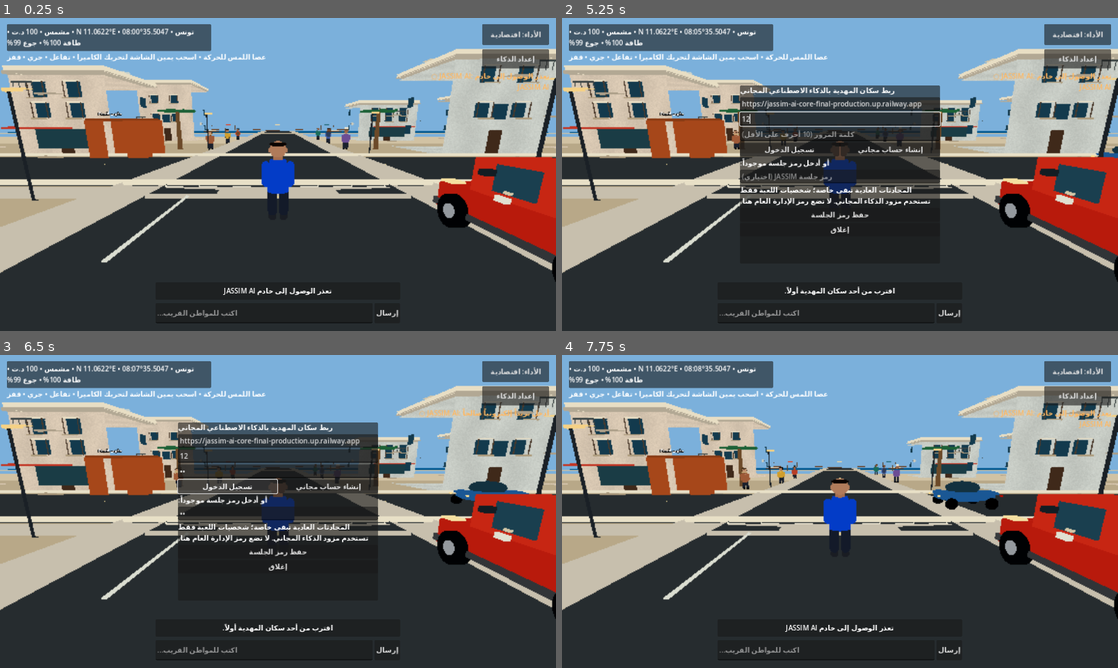
Above: before the commit, frames 1-4 (two rows, left to right).
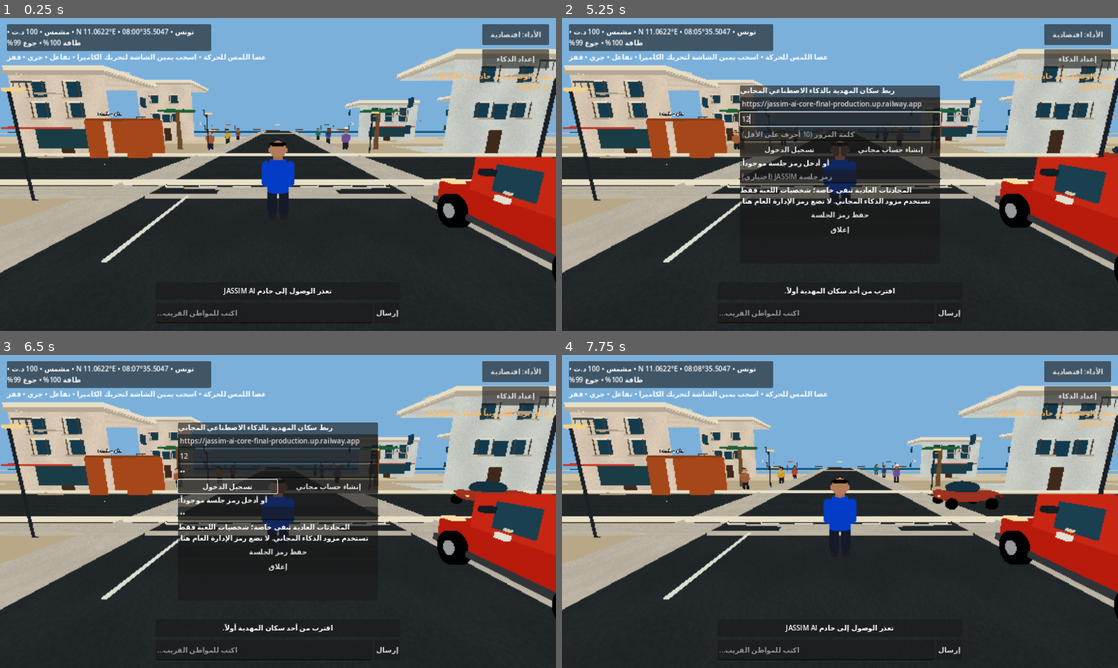
Above: after the commit, the same moments.

Repository: stevennpllk-crypto/REAL-LIFE-MAHDIA
Game: Godot game, scene res://scenes/Main.tscn
The game is run twice, just before and just after one commit, with the same random seed, the same clock (stepped at 60 frames per second) and the same inputs.
Inputs (mouse positions are in pixels of both pictures, inside the frame that each line leads up to):
- Up to frame 1 (0.25 s): no input
- Up to frame 2 (5.25 s): click (828, 312) at 0.52 s; type "12" at 0.6 s; click "الأداء: اقتصادية" at 1.25 s; click "الأداء: متوازنة" at 2 s; click "الأداء: مرتفعة" at 2.75 s; click "إرسال" at 3.5 s; click "إعداد الذكاء" at 4.25 s; click (840, 118) at 5.02 s; type "12" at 5.1 s
- Up to frame 3 (6.5 s): click (278, 470) at 5.25 s; type "12" at 5.33 s; click (278, 514) at 5.48 s; type "12" at 5.57 s; click "تسجيل الدخول" at 5.75 s
- Up to frame 4 (7.75 s): click "إنشاء حساب مجاني" at 6.5 s; click "حفظ رمز الجلسة" at 7.25 s

The runs differ from the first frame. In frame 1, less than 0.1% of the frame differs, in the area x 1-92%, y 44-72%; in frame 2, less than 0.1%; in frame 3, 0.2%; in frame 4, 0.4%, in the area x 1-92%, y 42-72%.

Commit message:
Add textured streets and detailed Mahdia street infrastructure

Diff:
--- a/scripts/main.gd
+++ b/scripts/main.gd
@@ -74,6 +74,7 @@
 
 var rounded_mesh_cache: Dictionary = {}
 var plaster_texture: ImageTexture
+var surface_texture_cache: Dictionary = {}
 
 func _rounded_box_mesh(size: Vector3) -> ArrayMesh:
 	var key := "%0.3f_%0.3f_%0.3f" % [size.x, size.y, size.z]
@@ -246,8 +247,8 @@
 
 func _build_town() -> void:
 	# Main asphalt streets crossing a compact Mahdia-inspired neighborhood.
-	_box(self, Vector3(180, 0.12, 9), Vector3(0, 0.035, 0), Color(0.16, 0.18, 0.19))
-	_box(self, Vector3(9, 0.12, 180), Vector3(0, 0.04, 0), Color(0.16, 0.18, 0.19))
+	_textured_box(self, Vector3(180, 0.12, 9), Vector3(0, 0.035, 0), Color(0.16, 0.18, 0.19), "asphalt", Vector3(4, 30, 1))
+	_textured_box(self, Vector3(9, 0.12, 180), Vector3(0, 0.04, 0), Color(0.16, 0.18, 0.19), "asphalt", Vector3(30, 4, 1))
 	for x in range(-80, 81, 12):
 		_box(self, Vector3(5.0, 0.025, 0.16), Vector3(float(x), 0.11, 0), Color(0.92, 0.84, 0.58))
 	for z in range(-80, 81, 12):
@@ -264,8 +265,8 @@
 
 	# Sidewalk strips.
 	for side in [-1.0, 1.0]:
-		_box(self, Vector3(180, 0.2, 1.6), Vector3(0, 0.08, side * 5.5), Color(0.78, 0.75, 0.68))
-		_box(self, Vector3(1.6, 0.2, 180), Vector3(side * 5.5, 0.08, 0), Color(0.78, 0.75, 0.68))
+		_textured_box(self, Vector3(180, 0.2, 1.6), Vector3(0, 0.08, side * 5.5), Color(0.78, 0.75, 0.68), "stone", Vector3(2, 30, 1))
+		_textured_box(self, Vector3(1.6, 0.2, 180), Vector3(side * 5.5, 0.08, 0), Color(0.78, 0.75, 0.68), "stone", Vector3(30, 2, 1))
 
 	var palette := [
 		Color(0.88, 0.82, 0.70), Color(0.94, 0.89, 0.78),
@@ -815,6 +816,101 @@
 		world_environment.ambient_light_energy = [0.58, 0.78, 0.95][quality_level]
 
 
+func _surface_texture(kind: String) -> ImageTexture:
+	if surface_texture_cache.has(kind):
+		return surface_texture_cache[kind]
+	var image := Image.create(128, 128, false, Image.FORMAT_RGBA8)
+	var rng := RandomNumberGenerator.new()
+	rng.seed = 74123 if kind == "asphalt" else 91827
+	for y in range(128):
+		for x in range(128):
+			var grain := rng.randf_range(0.84, 1.0) if kind == "asphalt" else rng.randf_range(0.91, 1.0)
+			var broad := 0.97 + sin(float(x) * 0.09 + sin(float(y) * 0.055)) * (0.035 if kind == "asphalt" else 0.018)
+			var value := clampf(grain * broad, 0.72, 1.0)
+			image.set_pixel(x, y, Color(value, value, value, 1.0))
+	var texture := ImageTexture.create_from_image(image)
+	surface_texture_cache[kind] = texture
+	return texture
+
+func _textured_box(parent: Node3D, size: Vector3, pos: Vector3, tint: Color, texture_kind: String, uv_scale: Vector3) -> MeshInstance3D:
+	var item := MeshInstance3D.new()
+	item.mesh = _rounded_box_mesh(size)
+	item.position = pos
+	var material := StandardMaterial3D.new()
+	material.albedo_color = tint
+	material.albedo_texture = _surface_texture(texture_kind)
+	material.uv1_scale = uv_scale
+	material.texture_filter = BaseMaterial3D.TEXTURE_FILTER_LINEAR
+	material.roughness = 1.0
+	material.shading_mode = BaseMaterial3D.SHADING_MODE_UNSHADED
+	item.material_override = material
+	parent.add_child(item)
+	return item
+
+func _create_realistic_street_layer() -> void:
+	# Fine pavement joints break up the huge flat sidewalk slabs.
+	for side in [-1.0, 1.0]:
+		for step in range(-14, 15):
+			var x := float(step) * 6.0
+			_box(self, Vector3(0.035, 0.012, 1.48), Vector3(x, 0.185, side * 5.5), Color(0.62, 0.59, 0.53))
+			var z := float(step) * 6.0
+			_box(self, Vector3(1.48, 0.012, 0.035), Vector3(side * 5.5, 0.185, z), Color(0.62, 0.59, 0.53))
+	# Drain grates and manhole covers add believable street-scale details.
+	for x in [-42.0, -18.0, 18.0, 42.0]:
+		_box(self, Vector3(0.72, 0.035, 0.24), Vector3(x, 0.115, 4.35), Color(0.19, 0.21, 0.21))
+		for slot in range(5):
+			_box(self, Vector3(0.045, 0.012, 0.20), Vector3(x - 0.28 + float(slot) * 0.14, 0.139, 4.35), Color(0.48, 0.50, 0.49))
+	for pos in [Vector3(-4.25, 0.13, -22.0), Vector3(4.25, 0.13, 26.0), Vector3(-22.0, 0.13, 4.25)]:
+		var cover := MeshInstance3D.new()
+		var disc := CylinderMesh.new()
+		disc.top_radius = 0.34
+		disc.bottom_radius = 0.34
+		disc.height = 0.035
+		disc.radial_segments = 16
+		cover.mesh = disc
+		cover.position = pos
+		cover.material_override = _material(Color(0.32, 0.34, 0.34))
+		add_child(cover)
+	# Street-name signs around the central junction.
+	for sign_data in [[Vector3(-7.4, 2.75, -7.4), "نهج البحر"], [Vector3(7.4, 2.75, 7.4), "المهدية"]]:
+		var sign_pos: Vector3 = sign_data[0]
+		_box(self, Vector3(1.85, 0.55, 0.10), sign_pos, Color(0.12, 0.34, 0.30))
+		var sign_text := Label3D.new()
+		sign_text.text = str(sign_data[1])
+		sign_text.position = sign_pos + Vector3(0, 0, -0.065)
+		sign_text.font_size = 30
+		sign_text.pixel_size = 0.006
+		sign_text.modulate = Color(0.96, 0.94, 0.84)
+		add_child(sign_text)
+	# Utility poles and subtly sagging overhead cables; no physics or dynamic lights.
+	var cable_material := StandardMaterial3D.new()
+	cable_material.albedo_color = Color(0.12, 0.13, 0.14)
+	cable_material.shading_mode = BaseMaterial3D.SHADING_MODE_UNSHADED
+	for pole_index in range(4):
+		var px := -45.0 + float(pole_index) * 30.0
+		var pole := MeshInstance3D.new()
+		var pole_mesh := CylinderMesh.new()
+		pole_mesh.top_radius = 0.10
+		pole_mesh.bottom_radius = 0.15
+		pole_mesh.height = 6.5
+		pole.mesh = pole_mesh
+		pole.position = Vector3(px, 3.25, 17.0)
+		pole.material_override = _material(Color(0.43, 0.37, 0.29))
+		add_child(pole)
+		_box(self, Vector3(1.1, 0.10, 0.10), Vector3(px, 6.15, 17.0), Color(0.30, 0.28, 0.24))
+	for cable_index in range(3):
+		var cable := ImmediateMesh.new()
+		cable.surface_begin(Mesh.PRIMITIVE_LINE_STRIP, cable_material)
+		for segment in range(17):
+			var t := float(segment) / 16.0
+			var x := lerpf(-45.0, 45.0, t)
+			var sag := sin(t * PI) * 0.52
+			cable.surface_add_vertex(Vector3(x, 6.25 - sag - float(cable_index) * 0.20, 17.0 + float(cable_index - 1) * 0.16))
+		cable.surface_end()
+		var cable_instance := MeshInstance3D.new()
+		cable_instance.mesh = cable
+		add_child(cable_instance)
+
 func _create_city_details() -> void:
 	# Street-level details add scale and recognizable Mediterranean town character
 	# without textures, real-time lights, or costly physics bodies.
@@ -854,3 +950,5 @@
 		var awning_color: Color = [Color(0.76, 0.22, 0.16), Color(0.88, 0.78, 0.58), Color(0.16, 0.40, 0.43)][i % 3]
 		_box(self, Vector3(3.2, 0.14, 1.05), Vector3(x, 3.0, 10.8), awning_color)
 		_box(self, Vector3(3.2, 0.12, 0.12), Vector3(x, 2.88, 11.28), Color(0.94, 0.88, 0.74))
+
+	_create_realistic_street_layer()
